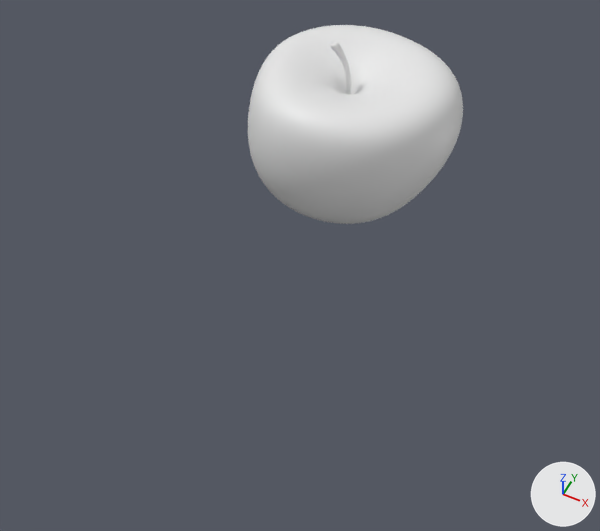
One commit to the Blender file Apple.blend: the scene before it, then after it.
The view is the same before and after, from a camera (50 mm lens) standing at (92.4, -221.5, 188.7) and looking at (14.1, -64.8, -7.1). Every picture has the same lights, and +X, +Y and +Z are marked at lower right.

Script lines for the objects in view, before the commit:
```python
me_cylinder_002 = bpy.data.meshes.new('Cylinder.002')
me_cylinder_002.from_pydata(...)  # 323 vertices, 337 faces; spans x -36.8..41.7, y -37.2..38.5, z -42.2..17.1
ob_apple = bpy.data.objects.new('Apple', me_cylinder_002)
ob_apple.location = (0.2, 0.4, 13.3)
_m = ob_apple.modifiers.new('Subdivision', 'SUBSURF')
_m.levels = 2
```
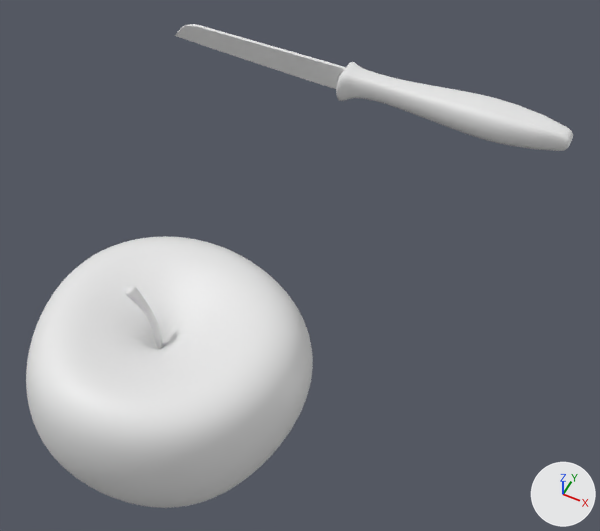
Commit message: Cuchillo terminado

The change, as a list of edits to the scene's bpy script:
```text
Add me_cube_002:
    me_cube_002.from_pydata(...)  # 30 vertices, 26 faces; spans x -66.3..2.7, y -0.6..0.6, z -4.4..5.4
    me_cube_002.polygons.foreach_set('use_smooth', [True] * 26)
Add me_cube:
    me_cube.from_pydata(...)  # 120 vertices, 114 faces; spans x 1.7..78.5, y -8.6..7.8, z -3.8..11.0
    me_cube.polygons.foreach_set('use_smooth', [True] * 114)
Change ob_apple:
    ob_apple.location: (0.2, 0.4, 13.3) -> (0.2, -120.4, 13.3)
Add ob_knifeblade:
    ob_knifeblade = bpy.data.objects.new('KnifeBlade', me_cube_002)
    ob_knifeblade.parent = ob_knifehandle
    ob_knifeblade.location = (1.711, -0.402, 3.625)
    _m = ob_knifeblade.modifiers.new('Bevel', 'BEVEL')
    _m.width = 0.2
    _m.width_pct = 0.2
    _m.harden_normals = True
Add ob_knifehandle:
    ob_knifehandle = bpy.data.objects.new('KnifeHandle', me_cube)
    ob_knifehandle.location = (-0.5, -7.4, 18.6)
    _m = ob_knifehandle.modifiers.new('Subdivision', 'SUBSURF')
    _m.levels = 2
```

Location of each change, [x1, y1, x2, y2] in pixels of the pictures (600 x 531 px):
'Apple', moved
    before: [248, 25, 463, 224]
    after: [26, 236, 313, 508]
'KnifeHandle', added
    after: [336, 62, 573, 151]
'KnifeBlade', added
    after: [175, 24, 346, 89]
